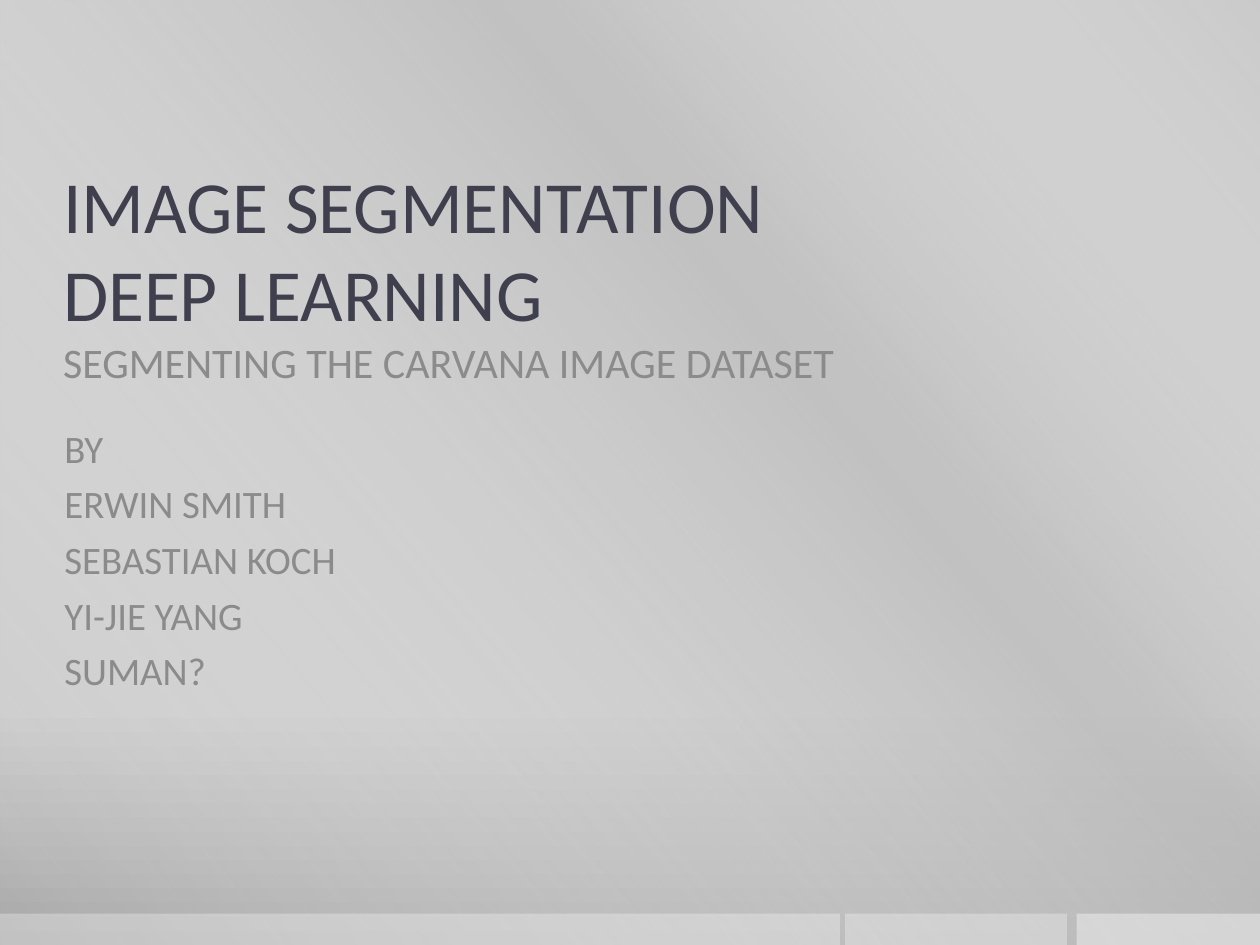
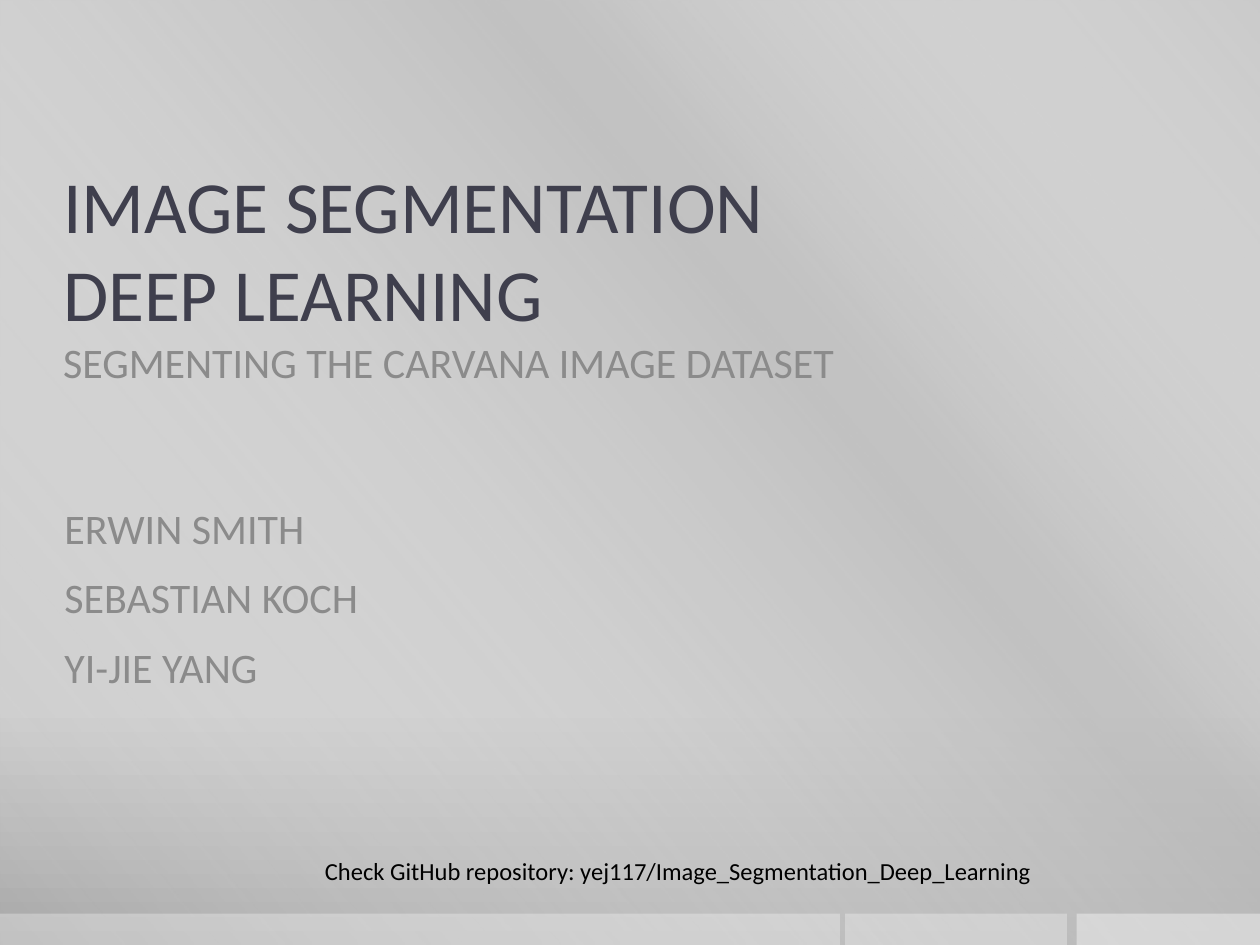
Before and after one commit to yej117/Image_Segmentation_Deep_Learning, a slide deck: slide 1 of IMAGE SEGMENTATION.pptx. Drawn at 1260x945 pixels with LibreOffice and Linux fonts; fonts in the diff are those of the drawing; background and template pictures are left out. Boxes give left, top, right and bottom in pixels: in the first picture for what was removed or moved away, otherwise in the second. Text is boxed around its words. In the diff, an @@ line names an element or a change of style, - is before the commit and + after.

```diff
--- a/IMAGE SEGMENTATION.pptx
+++ b/IMAGE SEGMENTATION.pptx
@@ text at (64,438,103,463): paragraph removed @@
-BY
@@ text "ERWIN SMITH" at (64,517,358,683): size 22.2 to 24 pt; line spacing 0.8 to 1 @@
@@ text at (64,659,205,685): paragraph removed @@
-SUMAN?
@@ text added at (325,863,1030,884), 14 pt, text #000000 @@
+Check GitHub repository: yej117/Image_Segmentation_Deep_Learning
```
Also in this commit, not shown: 9 other slides changed, 6 slides added, 3 slides removed.
